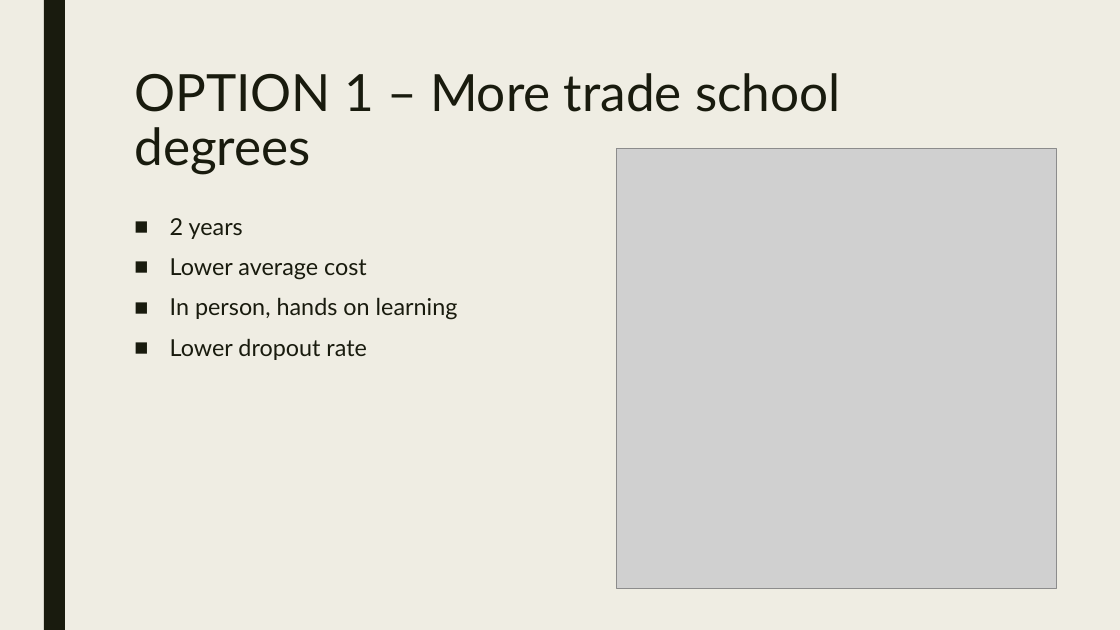
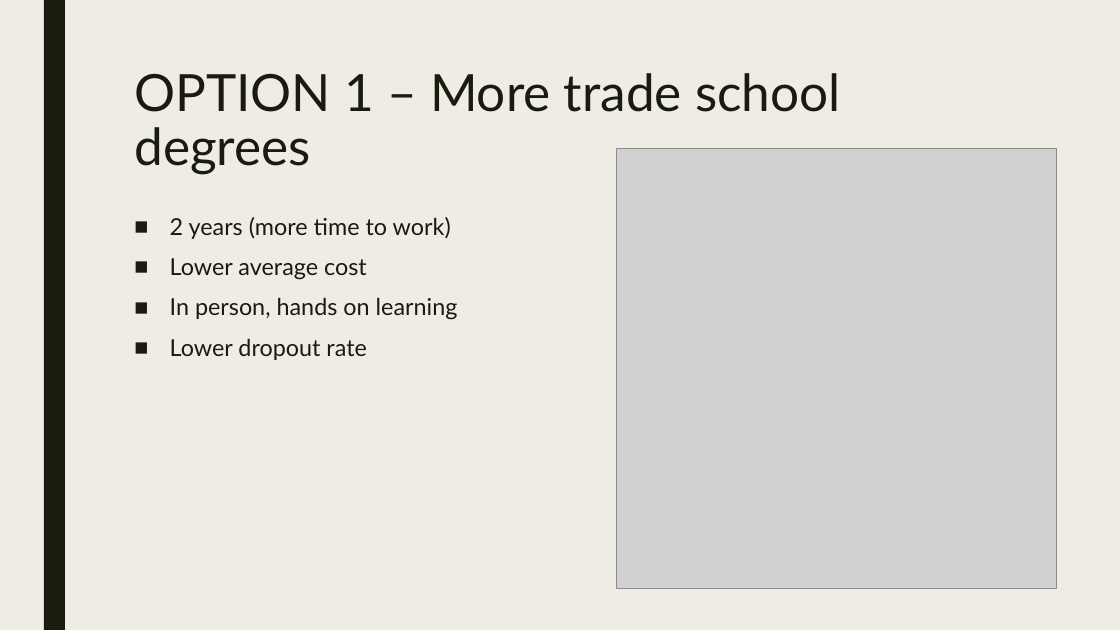
Before and after one commit to edunzer/YR3_TERM-4, a slide deck: slide 15 of PUBLIC SPEAKING/WEEK 6/PERSUASIVE SPEECH/PERSASIVE SPEECH.pptx (slide 8 before the commit). Drawn at 1120x630 pixels with LibreOffice and Linux fonts; fonts in the diff are those of the drawing; grey boxes stand for pictures. Boxes give left, top, right and bottom in pixels: in the first picture for what was removed or moved away, otherwise in the second. Text is boxed around its words. In the diff, an @@ line names an element or a change of style, - is before the commit and + after.

```diff
--- a/PUBLIC SPEAKING/WEEK 6/PERSUASIVE SPEECH/PERSASIVE SPEECH.pptx
+++ b/PUBLIC SPEAKING/WEEK 6/PERSUASIVE SPEECH/PERSASIVE SPEECH.pptx
@@ text at [170,217,451,239]: text changed @@
-■ 2 years
+■ 2 years (more time to work)
```
Also in this commit, not shown: 3 other slides changed, 12 slides added, 2 slides removed.
